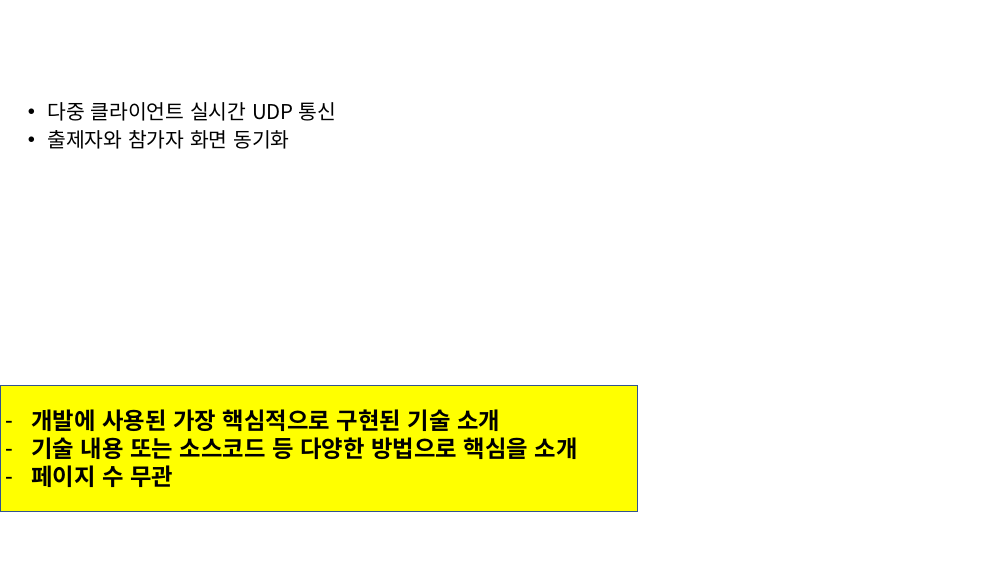
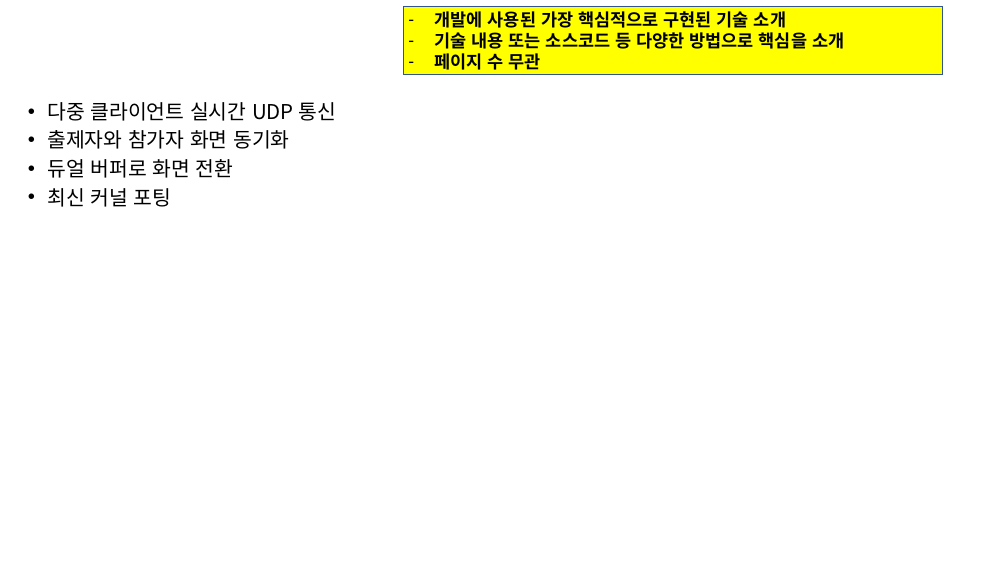
Before and after one commit to jewon1230-wq/For_transfer_files_jw, a slide deck: slide 7 of LG_부트캠프_12기_C반_프로젝트일정_및_최종제출결과물_3팀/LG_부트캠프_12기_C반_최종결과물(3팀)/결과보고서/4.LG_부트캠프_12기_C반_결과보고서(3팀)_v1.pptx (slide 5 before the commit). Drawn at 1008x567 pixels with LibreOffice and Linux fonts; fonts in the diff are those of the drawing; background and template pictures are left out. Boxes give left, top, right and bottom in pixels: in the first picture for what was removed or moved away, otherwise in the second. Text is boxed around its words. In the diff, an @@ line names an element or a change of style, - is before the commit and + after.

```diff
--- a/LG_부트캠프_12기_C반_프로젝트일정_및_최종제출결과물_3팀/LG_부트캠프_12기_C반_최종결과물(3팀)/결과보고서/4.LG_부트캠프_12기_C반_결과보고서(3팀)_v1.pptx
+++ b/LG_부트캠프_12기_C반_프로젝트일정_및_최종제출결과물_3팀/LG_부트캠프_12기_C반_최종결과물(3팀)/결과보고서/4.LG_부트캠프_12기_C반_결과보고서(3팀)_v1.pptx
@@ rectangle "개발에 사용된 가장 핵심적으로 구현된 ...": place and size @@
-rectangle "개발에 사용된 가장 핵심적으로 구현된 ..." at [0,385,637,511]
+rectangle "개발에 사용된 가장 핵심적으로 구현된 ..." at [403,6,943,74]
@@ rectangle "개발에 사용된 가장 핵심적으로 구현된 ..." at [403,6,943,74]: size 32 to 24 pt @@
@@ text at [47,159,234,207]: paragraphs added @@
+• 듀얼 버퍼로 화면 전환
+• 최신 커널 포팅
```
Also in this commit, not shown: 6 other slides changed, 2 slides added.
